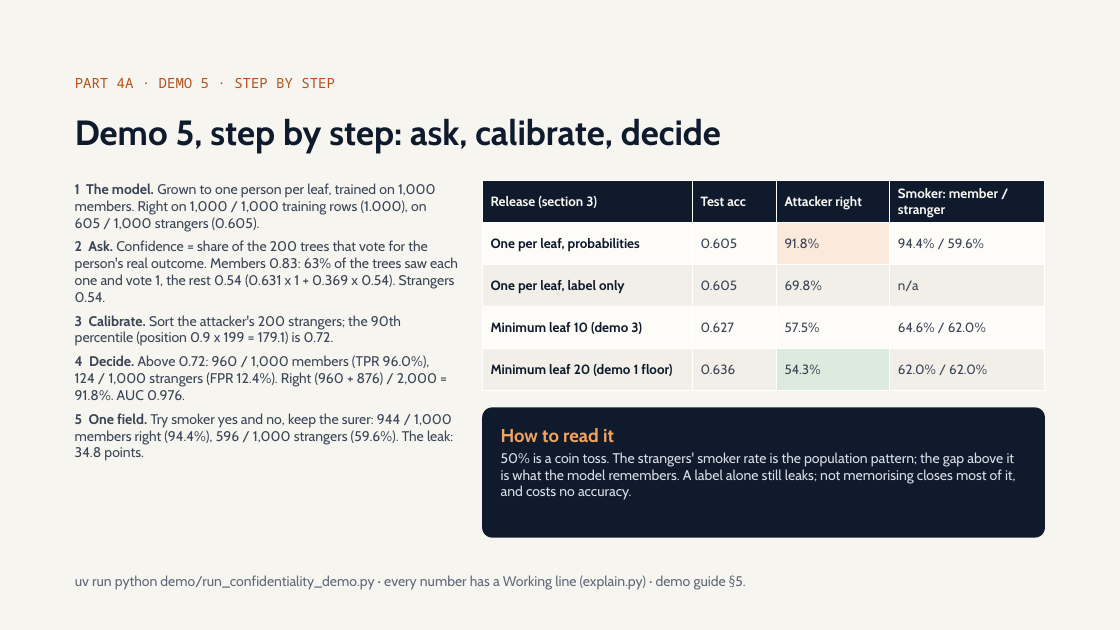
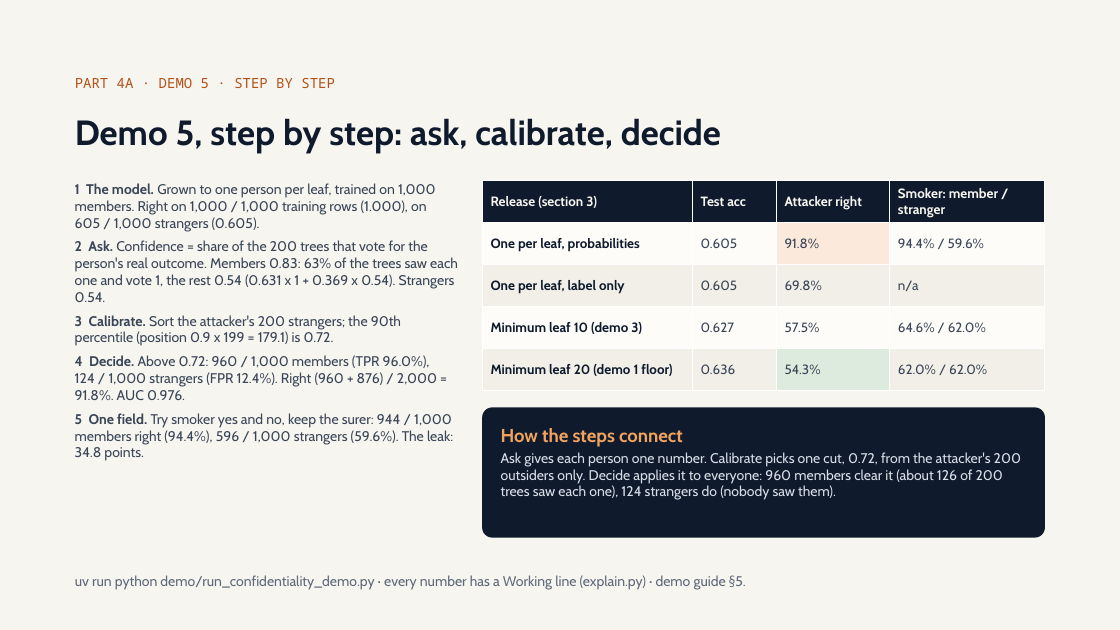
Before and after one commit to olonok69/graimatter_ML, a slide deck: slide 33 of docs/Adversarial_ML.pptx. Drawn at 1120x630 pixels with LibreOffice and Linux fonts; fonts in the diff are those of the drawing. Boxes give left, top, right and bottom in pixels: in the first picture for what was removed or moved away, otherwise in the second. Text is boxed around its words. In the diff, an @@ line names an element or a change of style, - is before the commit and + after.

```diff
--- a/docs/Adversarial_ML.pptx
+++ b/docs/Adversarial_ML.pptx
@@ text at <box>501,428,683,447</box>: text changed @@
-How to read it
+How the steps connect
@@ text at <box>501,452,1021,500</box>: text changed @@
-50% is a coin toss. The strangers' smoker rate is the population pattern; the gap above it is what the model remembers. A label alone still leaks; not memorising closes most of it, and costs no accuracy.
+Ask gives each person one number. Calibrate picks one cut, 0.72, from the attacker's 200 outsiders only. Decide applies it to everyone: 960 members clear it (about 126 of 200 trees saw each one), 124 strangers do (nobody saw them).
```
Also in this commit, not shown: 10 other files.
